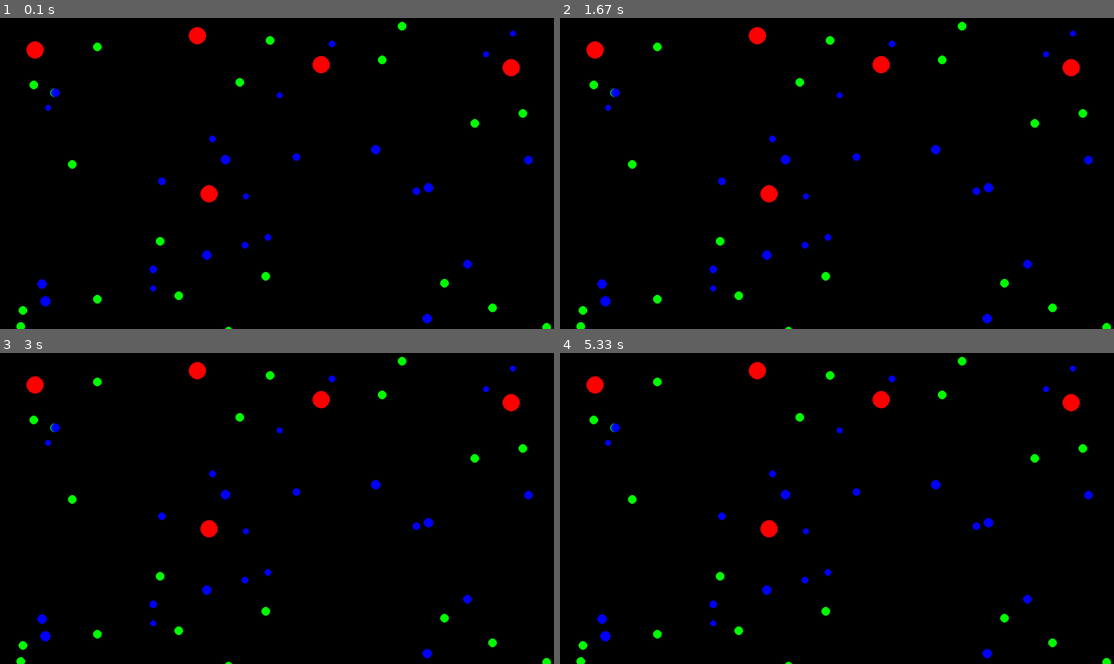
Above: before the commit, frames 1-4 (two rows, left to right).
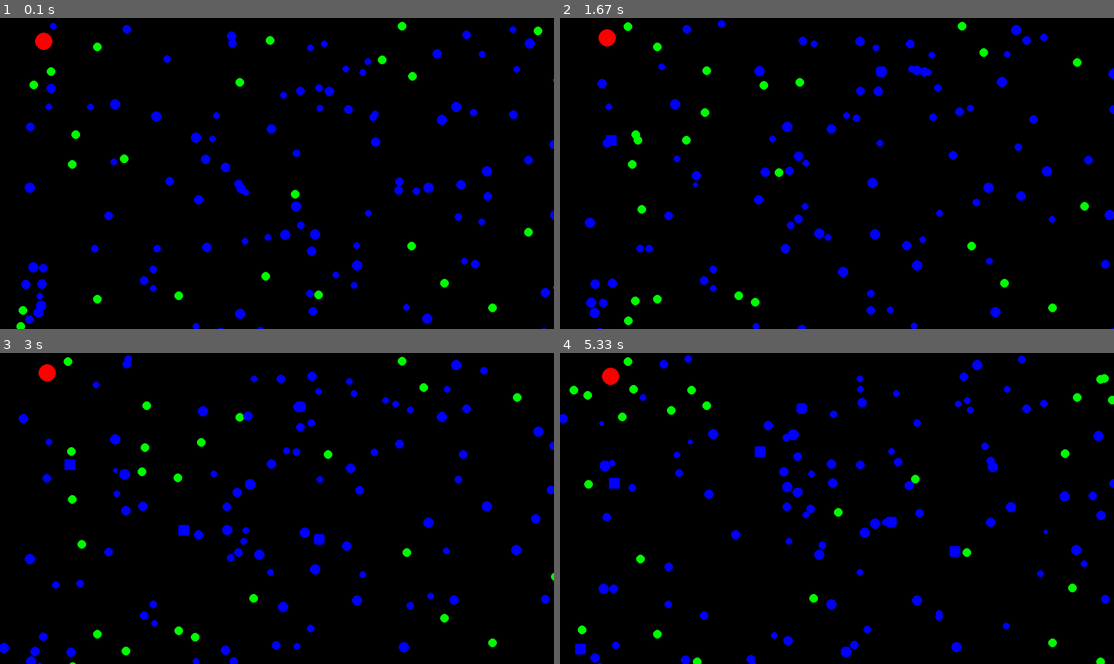
Above: after the commit, the same moments.

Repository: Two119/Dynasty
Game: pygame game, started from main.py
The game is run twice, just before and just after one commit, with the same random seed, the same clock (stepped at 60 frames per second) and the same inputs.
Inputs:
- Up to frame 1 (0.1 s): no input
- Up to frame 2 (1.67 s): no input
- Up to frame 3 (3 s): no input
- Up to frame 4 (5.33 s): no input

The runs differ from the first frame. In frame 1, 4.7% of the frame differs, in the area x 3-100%, y 1-100%; in frame 2, 5.4%; in frame 3, 5.8%; in frame 4, 6.6%, in the area x 0-100%, y 0-100%.

Commit message:
Made game actually playable. No longer just circles.

Diff:
--- a/assets/scripts/beings.py
+++ b/assets/scripts/beings.py
@@ -1,27 +1,57 @@
 from assets.scripts.core_funcs import *
 class Being:
-    def __init__(self, pos, genes=None, parents=None) -> None:
+    def __init__(self, pos, genes=None) -> None:
         self.pos = pos
         self.genes = genes
         self.hungry = True
-        self.en = 0
-        if parents == None:
-            self.speed = self.genes[gene_dict["speed"]]
-            self.energy_needed = self.genes[gene_dict["energy"]]
-            self.radius = self.genes[gene_dict["size"]]/10
-            self.color = self.genes[gene_dict["color"]]
+        self.dest = None
+        self.cur_vel = None
+        self.cur_vel_frames_count = False
+        self.cur_vel_frames = 0
+        self.parent = False
+        self.cur_dir = None
+        self.sighted_food = False
+        self.speed = round(self.genes[gene_dict["speed"]]/6)
+        self.en = 0.5
+        self.radius = round(self.genes[gene_dict["size"]]/10)
+        self.color = self.genes[gene_dict["color"]]
+    def update(self, ecosys):
+        self.en -= (0.0015/2)
+
+        if self.en <= 0:
+            ecosys.beings.remove(self)
+            print("ded")
+            del self
+            return
+        if self.dest == None:
+            if self.cur_vel_frames_count:
+                self.cur_vel_frames += 1
+            if self.cur_vel == None and self.cur_dir == None:
+                self.cur_vel = round(random.randint(0, 10)/10)
+                self.cur_dir = round(random.randint(-10, 10)/10)
+                self.cur_vel_frames_count = True
+            if self.cur_vel_frames >= 90:
+                self.cur_vel = round(random.randint(0, 10)/10)
+                self.cur_dir = round(random.randint(-10, 10)/10)
+                self.cur_vel_frames = 0
         else:
-            self.speed = random.randint(parents[0].genes[gene_dict["speed"]], parents[1].genes[gene_dict["speed"]])
-            self.energy_needed = random.randint(parents[0].genes[gene_dict["energy"]], parents[1].genes[gene_dict["energy"]])
-            self.radius = random.randint(parents[0].genes[gene_dict["size"]], parents[1].genes[gene_dict["size"]])
-            col_num = random.randint(0, 1)
-            self.color = parents[col_num].genes[gene_dict["color"]]
-    def update(self, ecosys):
-        if self.en >= 2:
-            self.hungry = False
-        if not self.hungry:
-            ecosys.beings.append(Being([random.randint(0, 1280), random.randint(0, 720)], [random.randint(5, 10), 2, random.randint(75, 125), [0, 0, 255]]))
-
+            food_exist = False
+            for meal in ecosys.foodmanager.food:
+                if meal[0] == self.dest:
+                    food_exist = True
+            if not food_exist:
+                self.dest = None
+                return
+            if self.pos[0]-self.dest[0] > 0:
+                self.pos[0]-=(self.speed)
+            else:
+                self.pos[0]+=self.speed
+            if self.pos[1]-self.dest[1] > 0:
+                self.pos[1]-=(self.speed)
+            else:
+                self.pos[1]+=self.speed
+            if round(self.pos[0]-self.dest[0]) == 0 and round(self.pos[1]-self.dest[1]) == 0:
+                self.dest = None
         if not hasattr(self, "circ_surf"):
             self.circ_surf = pygame.Surface((25, 25))
             pygame.draw.circle(self.circ_surf, self.color, (12.5, 12.5), self.radius)
@@ -29,3 +59,5 @@
         win.blit(self.circ_surf, self.pos)
         if not hasattr(self, "mask"):
             self.mask = pygame.mask.from_surface(self.circ_surf)
+        if self.cur_vel != None and self.dest == None:
+            self.pos[self.cur_vel]+=(self.speed*self.cur_dir)
--- a/assets/scripts/core_funcs.py
+++ b/assets/scripts/core_funcs.py
@@ -1,4 +1,4 @@
-import pygame, json, asyncio
+import pygame, json, asyncio, sys
 import random
 if __import__("sys").platform == "emscripten":
     import platform
--- a/assets/scripts/ecology.py
+++ b/assets/scripts/ecology.py
@@ -6,13 +6,14 @@
         self.foodmanager = FoodManager()
         self.beings = []
         self.enemies = []
-        for i in range(25):
+        for i in range(100):
             self.beings.append(Being([random.randint(0, 1280), random.randint(0, 720)], [random.randint(5, 10), 2, random.randint(75, 125), [0, 0, 255]]))
-        for i in range(5):
+        for i in range(1):
             self.enemies.append(Hunter([random.randint(0, 1280), random.randint(0, 720)]))
-        self.queue = [self.beings, self.enemies]
     def update(self):
         self.foodmanager.update(self)
-        for group in self.queue:
-            for creature in group:
-                creature.update(self)
+        for being in self.beings:
+                being.update(self)
+        for enemy in self.enemies:
+                enemy.update(self)
+        print(len(self.beings))
--- a/assets/scripts/foodmanager.py
+++ b/assets/scripts/foodmanager.py
@@ -1,8 +1,9 @@
 from assets.scripts.core_funcs import *
+from assets.scripts.beings import *
 class FoodManager:
     def __init__(self) -> None:
         self.food = []
-        while len(self.food) < 20:
+        while len(self.food) < 25:
             num = random.randint(1, 10)
             if num == 3:
                 self.food.append([[random.randint(0, 1280), random.randint(0, 720)], random.randint(5, 10)])
@@ -19,4 +20,24 @@
                     if meal[2].overlap(being.mask, (being.pos[0]-meal[0][0], being.pos[1]-meal[0][1])) == None:
                         pass
                     else:
-                        print('food')
+                        if meal in self.food:
+                            self.food.remove(meal)
+                            self.food.append([[random.randint(0, 1280), random.randint(0, 720)], random.randint(5, 10)])
+                        being.en+=1
+                if round(being.en) >= 2 and not being.parent:
+                    if (being.speed*6) <= 10 and being.radius*10 <= 125:
+                        ecosys.beings.append(Being([random.randint(0, 1280), random.randint(0, 720)], [random.randint((being.speed*6), (being.speed*12)), 2, random.randint((being.radius*5), (being.radius*20)), [0, 0, 255]]))
+                        being.en = 0.5
+                if meal[0][0] in range(being.pos[0]-(being.radius*5), being.pos[0]+(being.radius*5)) and meal[0][1] in range(being.pos[1]-(being.radius*5), being.pos[1]+(being.radius*5)):
+                    being.sighted = True
+                    being.dest = meal[0]
+            if ecosys.enemies != []:
+                for enemy in ecosys.enemies:
+                    if hasattr(being, "mask"):
+                        if meal[2].overlap(enemy.mask, (enemy.pos[0]-meal[0][0], enemy.pos[1]-meal[0][1])) == None:
+                            pass
+                        else:
+                            if meal in self.food:
+                                self.food.remove(meal)
+                                self.food.append([[random.randint(0, 1280), random.randint(0, 720)], random.randint(5, 10)])
+                            being.en+=1
--- a/assets/scripts/hunter.py
+++ b/assets/scripts/hunter.py
@@ -4,11 +4,47 @@
         self.pos = pos
         self.color = (255, 0, 0)
         self.radius = 20
+        self.dest = None
+        self.speed = round(9/6)
     def update(self, ecosys):
         if not hasattr(self, "circ_surf"):
             self.circ_surf = pygame.Surface((50, 50))
             pygame.draw.circle(self.circ_surf, self.color, (25, 25), self.radius)
             self.circ_surf.set_colorkey((0, 0, 0))
+        if not hasattr(self, "mask"):
+            self.mask = pygame.mask.from_surface(self.circ_surf)
+        if self.dest == None:
+            for being in ecosys.beings:
+                if being.pos[0] in range(self.pos[0]-(self.radius*5), self.pos[0]+(self.radius*5)) and being.pos[1] in range(self.pos[1]-(self.radius*5), self.pos[1]+(self.radius*5)):
+                            self.dest = being
+        if self.dest == None:
+            pass
+        else:
+            food_exist = False
+            for being in ecosys.beings:
+                if being == self.dest:
+                    food_exist = True
+                if hasattr(being, "mask"):
+                    if being.mask.overlap(self.mask, (self.pos[0]-being.pos[0], self.pos[1]-being.pos[1])) == None:
+                                pass
+                    else:
+                        being.en = -100
+            if not food_exist:
+                self.dest = None
+                return
+            if self.pos[0]-self.dest.pos[0] > 0:
+                self.pos[0]-=(self.speed)
+            else:
+                self.pos[0]+=self.speed
+            if self.pos[1]-self.dest.pos[1] > 0:
+                self.pos[1]-=(self.speed)
+            else:
+                self.pos[1]+=self.speed
+            if hasattr(self.dest, "mask"):
+                if self.dest.mask.overlap(self.mask, (self.pos[0]-self.dest.pos[0], self.pos[1]-self.dest.pos[1])) == None:
+                            pass
+                else:
+                    self.dest.en = -100
         win.blit(self.circ_surf, self.pos)
         if not hasattr(self, "mask"):
             self.mask = pygame.mask.from_surface(self.circ_surf)
--- a/main.py
+++ b/main.py
@@ -1,9 +1,16 @@
 from assets.scripts.ecology import *
 ecosystem = EcoSytem()
+
 async def main():
-    while True:
+    run = True
+    while run:
         win.fill((0, 0, 0))
         ecosystem.update()
+        for event in pygame.event.get():
+            if event.type == pygame.QUIT:
+                run = False
         pygame.display.update()
         await asyncio.sleep(0)
+    pygame.quit()
+    sys.exit()
 asyncio.run( main() )
Not shown, changed: build/web/dynasty.apk
